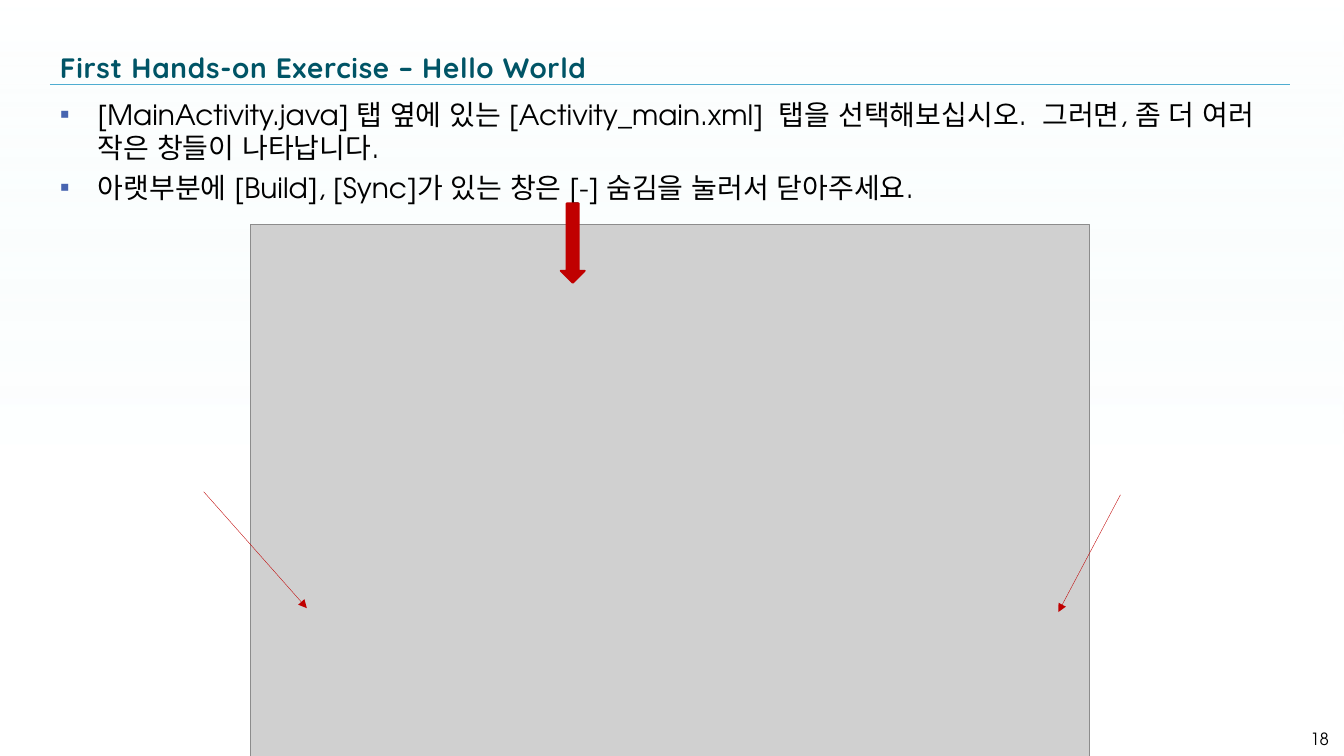
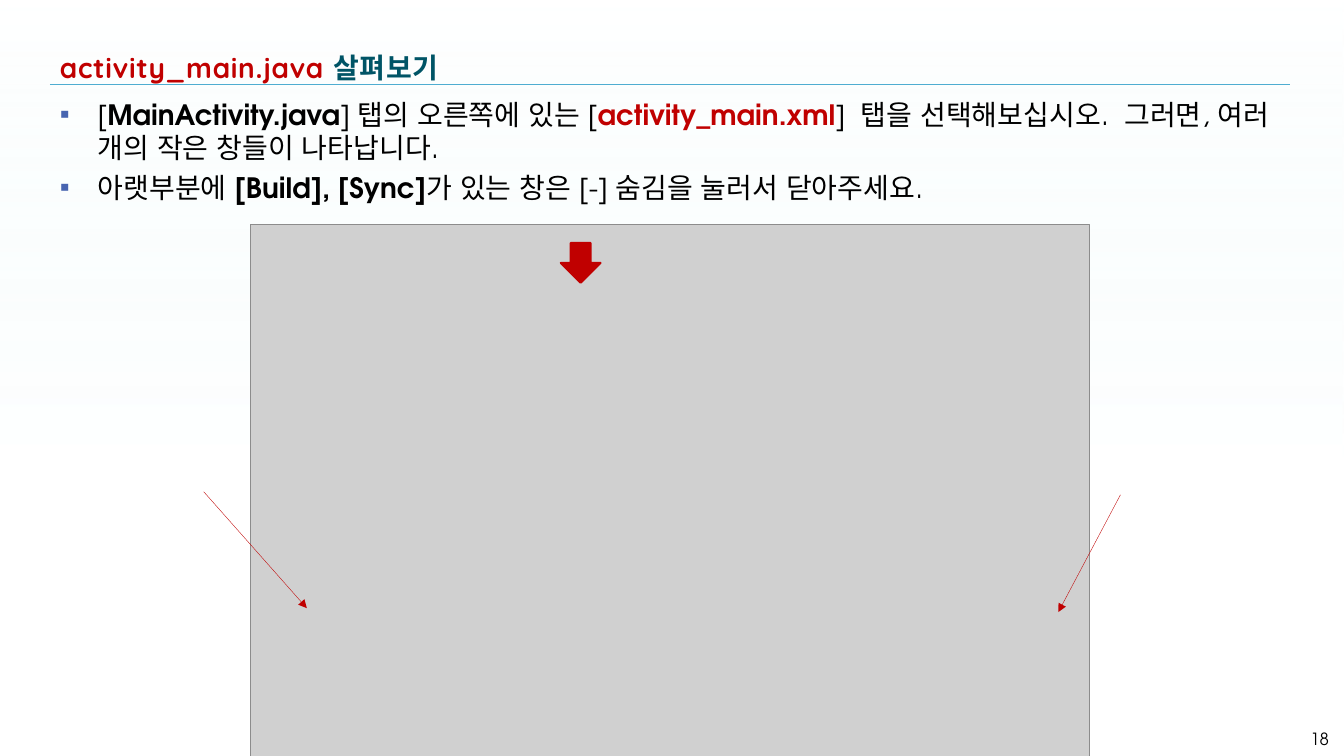
Before and after one commit to idebtor/KOICA-ML, a slide deck: slide 18 of ppt-pdf/template01.pptx. Drawn at 1344x756 pixels with LibreOffice and Linux fonts; fonts in the diff are those of the drawing; grey boxes stand for pictures; background and template pictures are left out. Boxes give left, top, right and bottom in pixels: in the first picture for what was removed or moved away, otherwise in the second. Text is boxed around its words. In the diff, an @@ line names an element or a change of style, - is before the commit and + after.

```diff
--- a/ppt-pdf/template01.pptx
+++ b/ppt-pdf/template01.pptx
@@ title at (60,54,438,85): text changed; text colour gradient #005466 to #005061 to #003E4B to #C00000 @@
-First Hands-on Exercise – Hello World
+activity_main.java 살펴보기
@@ text at (98,101,1269,161): text changed @@
-▪ [MainActivity.java] 탭 옆에 있는 [Activity_main.xml] 탭을 선택해보십시오. 그러면, 좀 더 여러 작은 창들이 나타납니다.
+▪ [MainActivity.java] 탭의 오른쪽에 있는 [activity_main.xml] 탭을 선택해보십시오. 그러면, 여러 개의 작은 창들이 나타납니다.
@@ text at (98,174,923,205): bold on in "[Build], [Sync]가" @@
@@ down arrow: place and size @@
-down arrow at (561,204,585,283)
+down arrow at (561,243,600,282)
```
Also in this commit, not shown: 6 other slides changed, 12 slides added, 1 other file.
